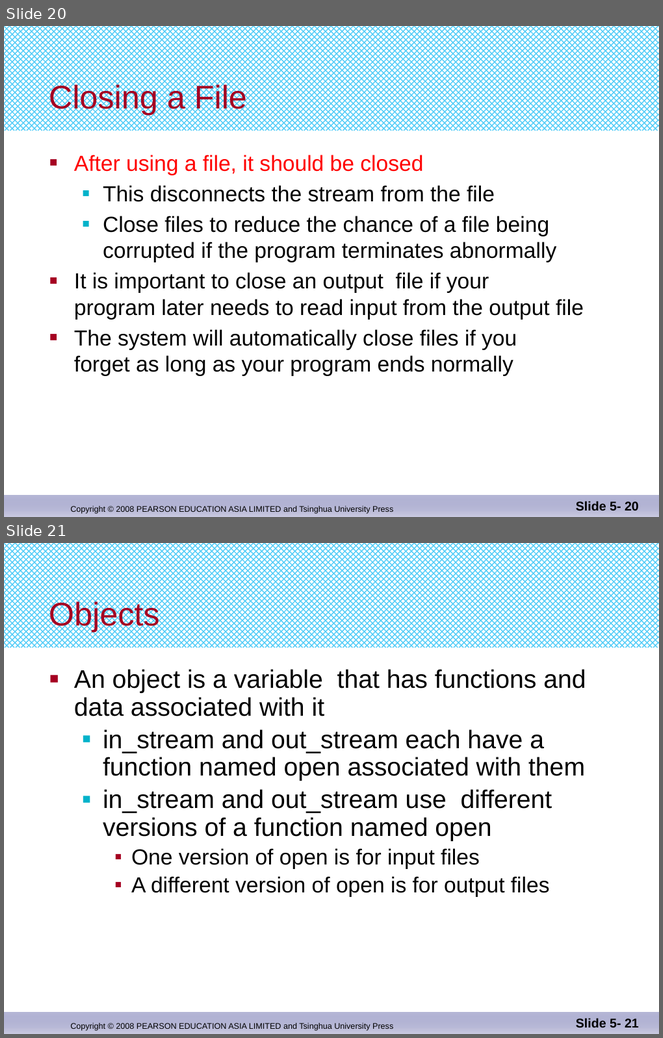
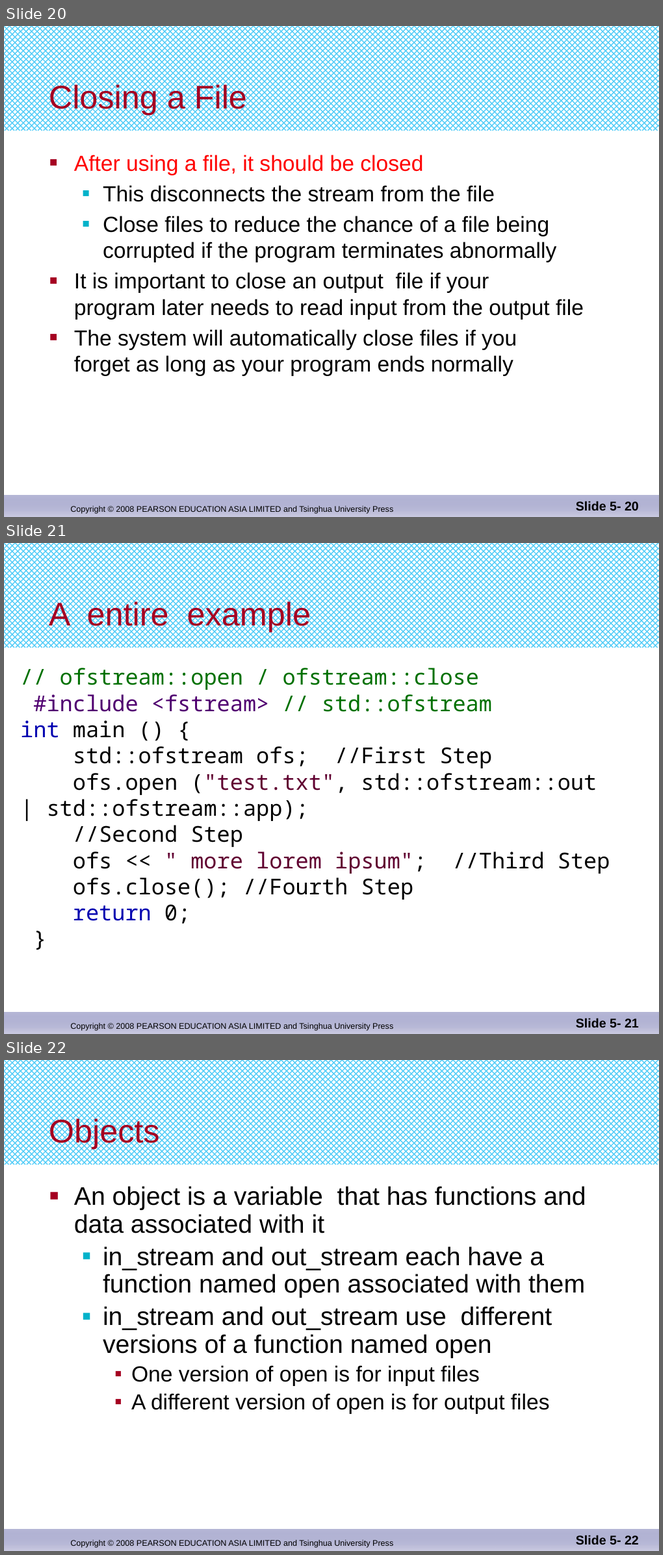
Before and after one commit to djuanbei/CPLUSPLUS, a slide deck: ppt/Chapter 6.pptx. Shown one above the other, each under a label of ours: slides 20 and 21 before the commit, slides 20, 21 and 22 after it. The pictures are 663x1038 and 663x1555 pixels, drawn with LibreOffice and Linux fonts; fonts in the diff are those of the drawing. Boxes give left, top, right and bottom in pixels: in the first picture for what was removed or moved away, otherwise in the second. Text is boxed around its words. In the diff, an @@ line names an element or a change of style, - is before the commit and + after.

```diff
--- a/ppt/Chapter 6.pptx
+++ b/ppt/Chapter 6.pptx
@@ slide 21 added at (x1=4, y1=543, x2=659, y2=1034), background #FFFFFF; not listed: 3 template elements that a slide beside it also shows @@
@@ title added at (x1=49, y1=600, x2=311, y2=632), 36 pt, text #A50021 @@
+A entire example
@@ text added at (x1=20, y1=668, x2=610, y2=924), 24 pt, text #000000 @@
+// ofstream::open / ofstream::close
+#include <fstream> // std::ofstream
+int main () {
+std::ofstream ofs; //First Step
+ofs.open ("test.txt", std::ofstream::out | std::ofstream::app);
+//Second Step
+ofs << " more lorem ipsum"; //Third Step
+ofs.close(); //Fourth Step
+return 0;
+}
@@ page number added at (x1=576, y1=1018, x2=639, y2=1028), 14 pt, text #000000, bold @@
+Slide 5- 21
@@ what was slide 21 is now slide 22 @@
@@ page number at (x1=576, y1=1535, x2=639, y2=1545): text changed @@
-Slide 5- 21
+Slide 5- 22
```
Also in this commit, not shown: 4 slides changed, 2 slides removed.
